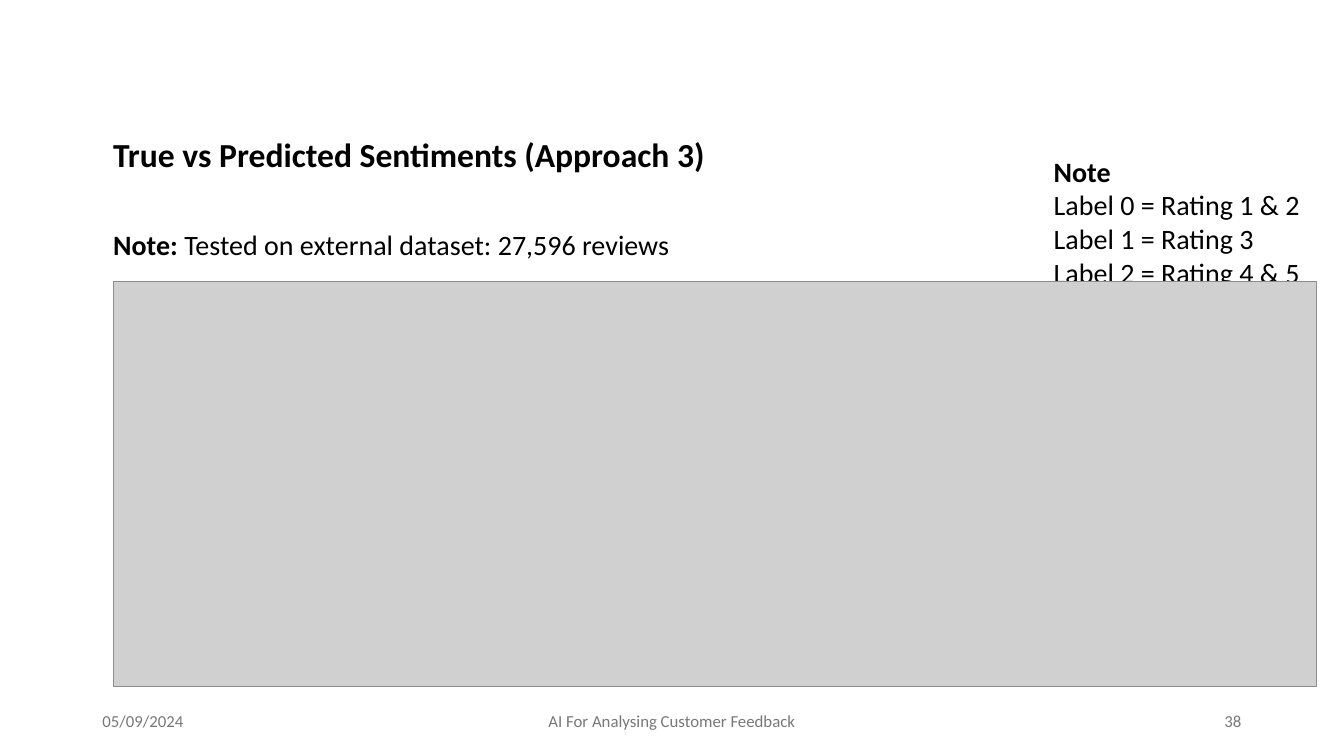
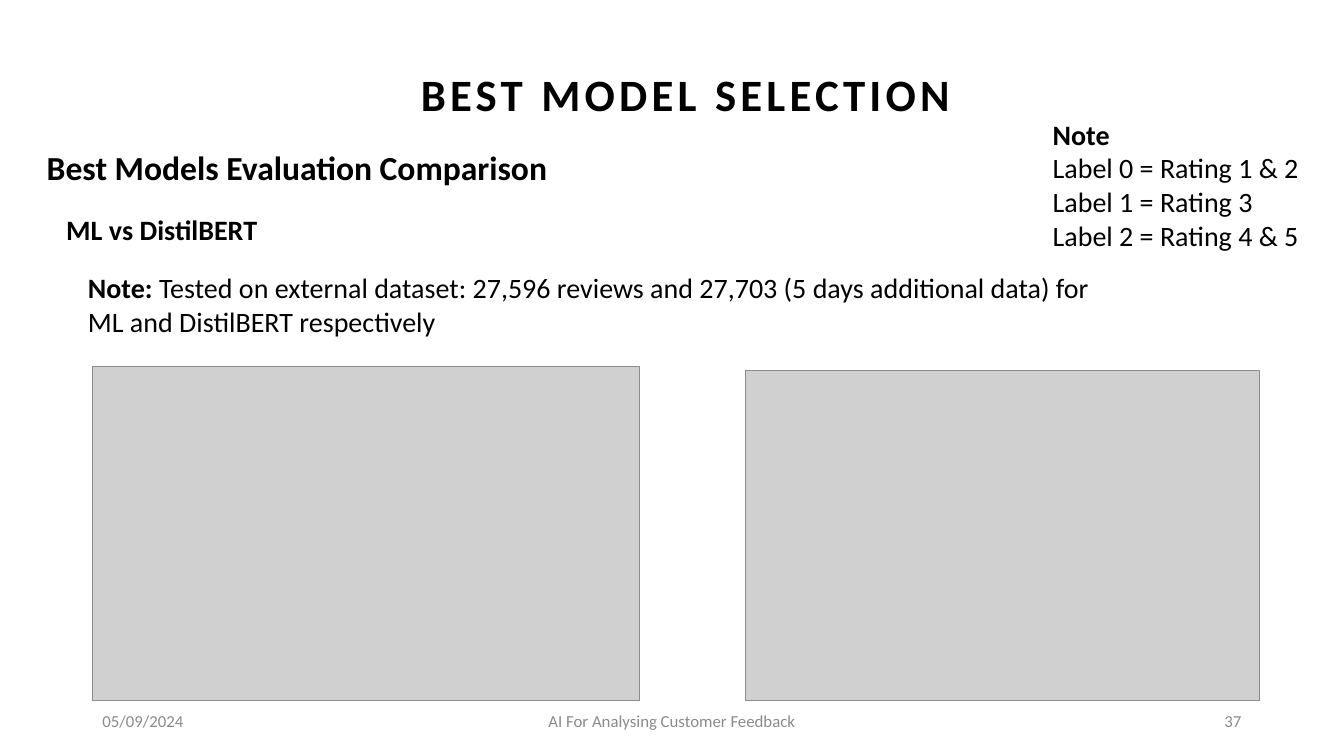
Before and after one commit to amansethuea/WexPhotoVideo, a slide deck: slide 37 of BERT/Thesis_Report/AmanSeth_MScPresentation.pptx (slide 38 before the commit). Drawn at 1344x756 pixels with LibreOffice and Linux fonts; fonts in the diff are those of the drawing; grey boxes stand for pictures. Boxes give left, top, right and bottom in pixels: in the first picture for what was removed or moved away, otherwise in the second. Text is boxed around its words. In the diff, an @@ line names an element or a change of style, - is before the commit and + after.

Commit message:
Revamped Presentation PPT as per supervisor feedback

```diff
--- a/BERT/Thesis_Report/AmanSeth_MScPresentation.pptx
+++ b/BERT/Thesis_Report/AmanSeth_MScPresentation.pptx
@@ text added at [421, 81, 950, 112], 32 pt, text #000000, bold @@
+BEST MODEL SELECTION
@@ text "Note": place and size @@
-text "Note" at [1054, 163, 1299, 289]
+text "Note" at [1053, 126, 1298, 251]
@@ text removed at [113, 142, 704, 173] @@
-True vs Predicted Sentiments (Approach 3)
@@ text added at [47, 156, 547, 186], 24 pt, text #000000, bold @@
+Best Models Evaluation Comparison
@@ text added at [66, 220, 258, 241], 20 pt, text #000000, bold @@
+ML vs DistilBERT
@@ text at [88, 277, 1089, 337]: text changed @@
-Note: Tested on external dataset: 27,596 reviews
+Note: Tested on external dataset: 27,596 reviews and 27,703 (5 days additional data) for ML and DistilBERT respectively
@@ picture: place and size @@
-picture at [114, 281, 1318, 686]
+picture at [93, 367, 640, 701]
@@ picture added at [746, 371, 1260, 701] @@
@@ text "05/09/2024" at [102, 715, 183, 728]: text colour #797979 to #8C8C8C @@
@@ text "AI For Analysing Customer Feedback" at [548, 715, 795, 730]: text colour #797979 to #8C8C8C @@
@@ page number at [1224, 716, 1241, 727]: text changed; text colour #797979 to #8C8C8C @@
-38
+37
```
Also in this commit, not shown: 41 other slides changed, 9 slides added, 36 slides removed.
